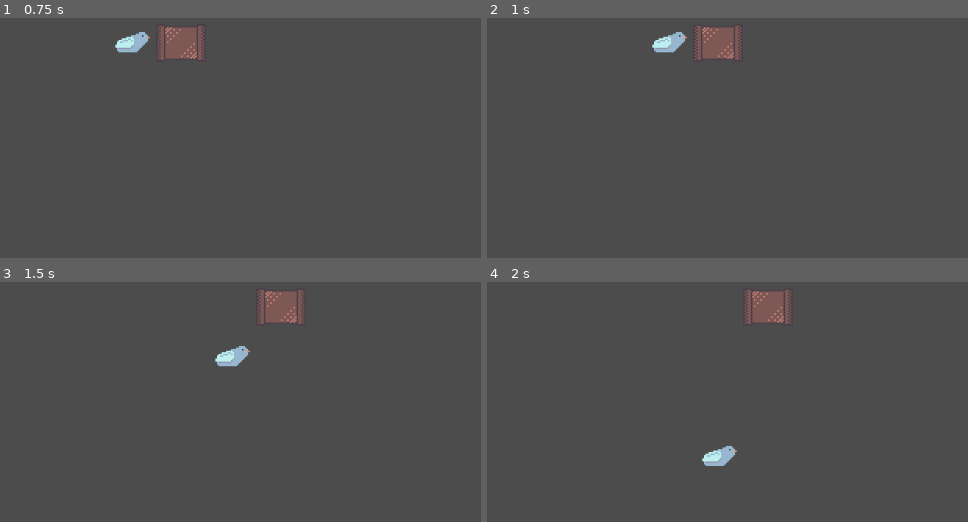
Above: before the commit, frames 1-4 (two rows, left to right).
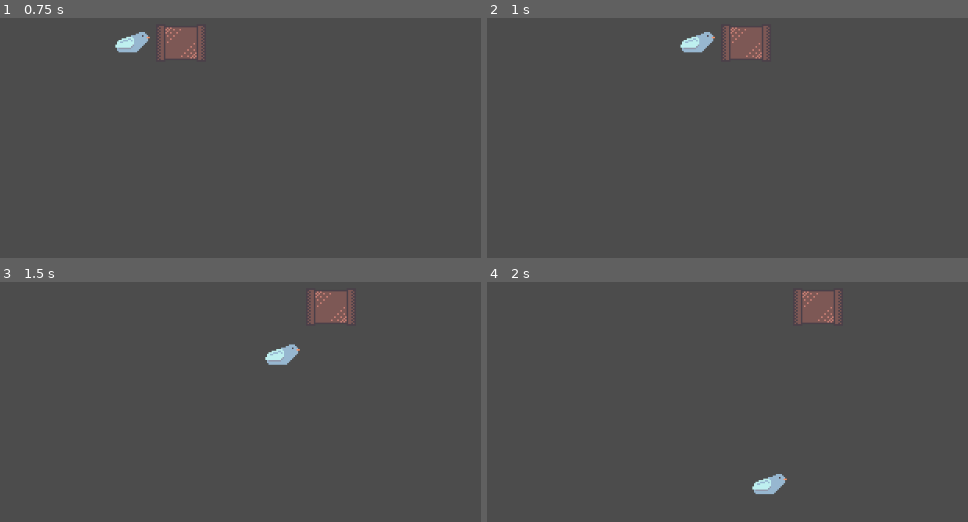
Above: after the commit, the same moments.

Repository: TaeKwonZeus/flow-godot
Game: Godot game, scene res://Scenes/Main.tscn
The game is run twice, just before and just after one commit, with the same random seed, the same clock (stepped at 60 frames per second) and the same inputs.
Inputs:
- Up to frame 1 (0.75 s): tap Enter at 0.5 s; hold D (move_right) from 0.53 s (still down)
- Up to frame 2 (1 s): keep holding D (move_right)
- Up to frame 3 (1.5 s): release D (move_right) at 1.28 s; hold S (move_down) from 1.28 s (still down)
- Up to frame 4 (2 s): keep holding S (move_down)

Frame 1 is identical in both runs. In frame 2, 2.3% of the frame differs, in the area x 34-59%, y 3-18%; in frame 3, 3.1%, in the area x 44-74%, y 3-36%; in frame 4, 3.1%.

Commit message:
Update block.gd

Diff:
--- a/src/Scripts/Grid/Blocks/block.gd
+++ b/src/Scripts/Grid/Blocks/block.gd
@@ -3,7 +3,7 @@
 
 
 const SPEED_MODIFIER = 32
-export(float) var speed = 0.06
+export(float) var speed = 0.05
 onready var grid = get_parent()
 onready var tween = get_node("Tween")
 
